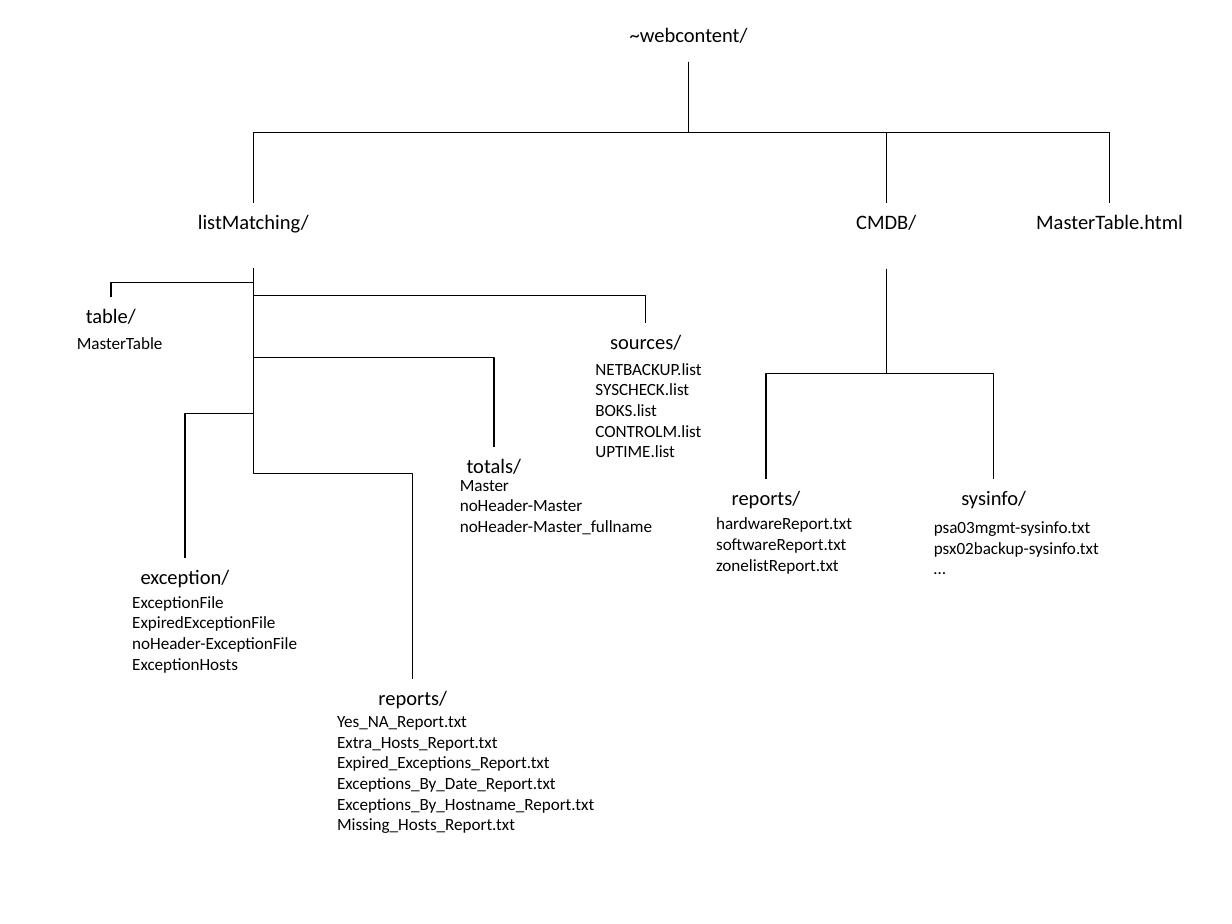
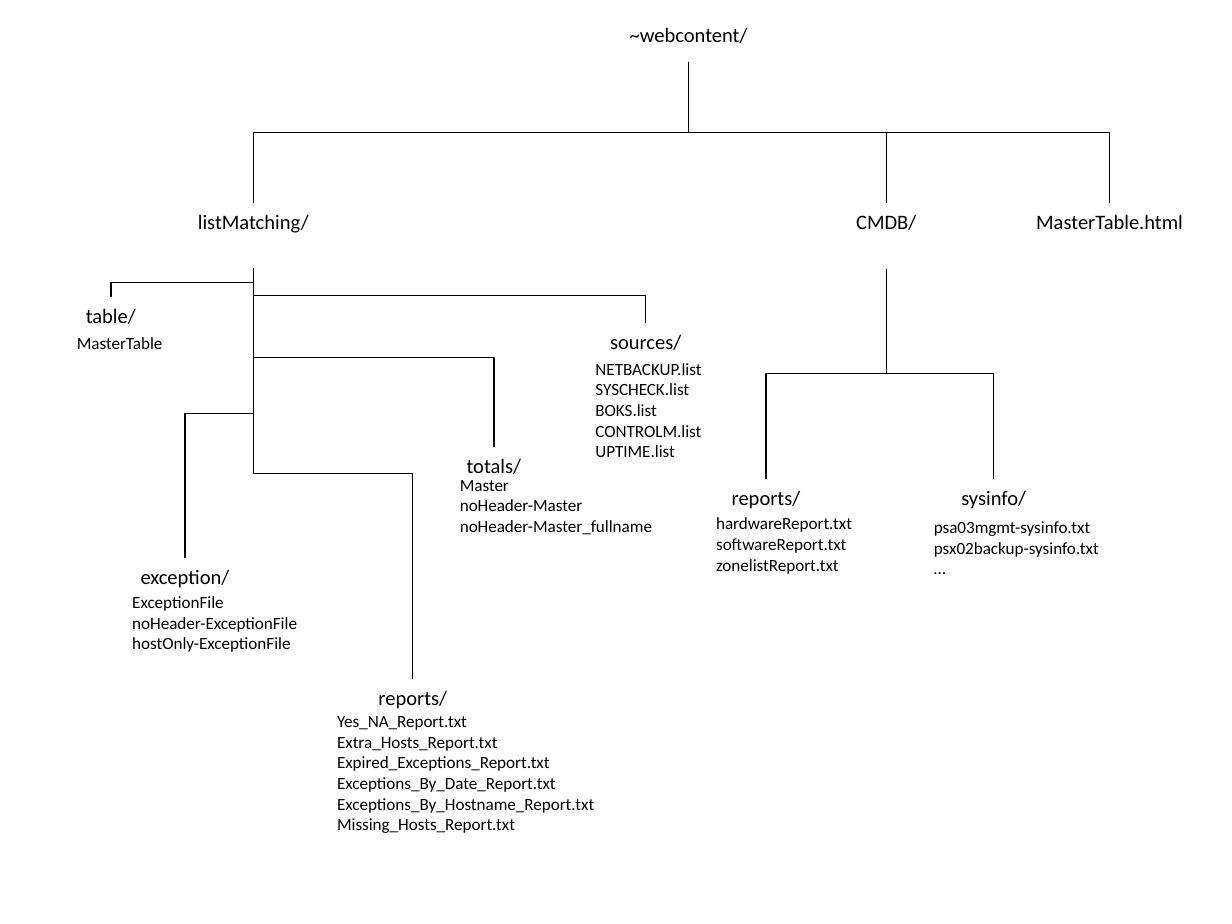
Before and after one commit to pdtran3k6/listMatching, a slide deck: slide 2 of Folder_structure.pptx. Drawn at 1232x924 pixels with LibreOffice and Linux fonts; fonts in the diff are those of the drawing. Boxes give left, top, right and bottom in pixels: in the first picture for what was removed or moved away, otherwise in the second. Text is boxed around its words. In the diff, an @@ line names an element or a change of style, - is before the commit and + after.

Commit message:
Minor changes

```diff
--- a/Folder_structure.pptx
+++ b/Folder_structure.pptx
@@ text at box(132, 616, 275, 631): paragraph removed @@
-ExpiredExceptionFile
@@ text at box(132, 637, 290, 652): text changed @@
-ExceptionHosts
+hostOnly-ExceptionFile
```
